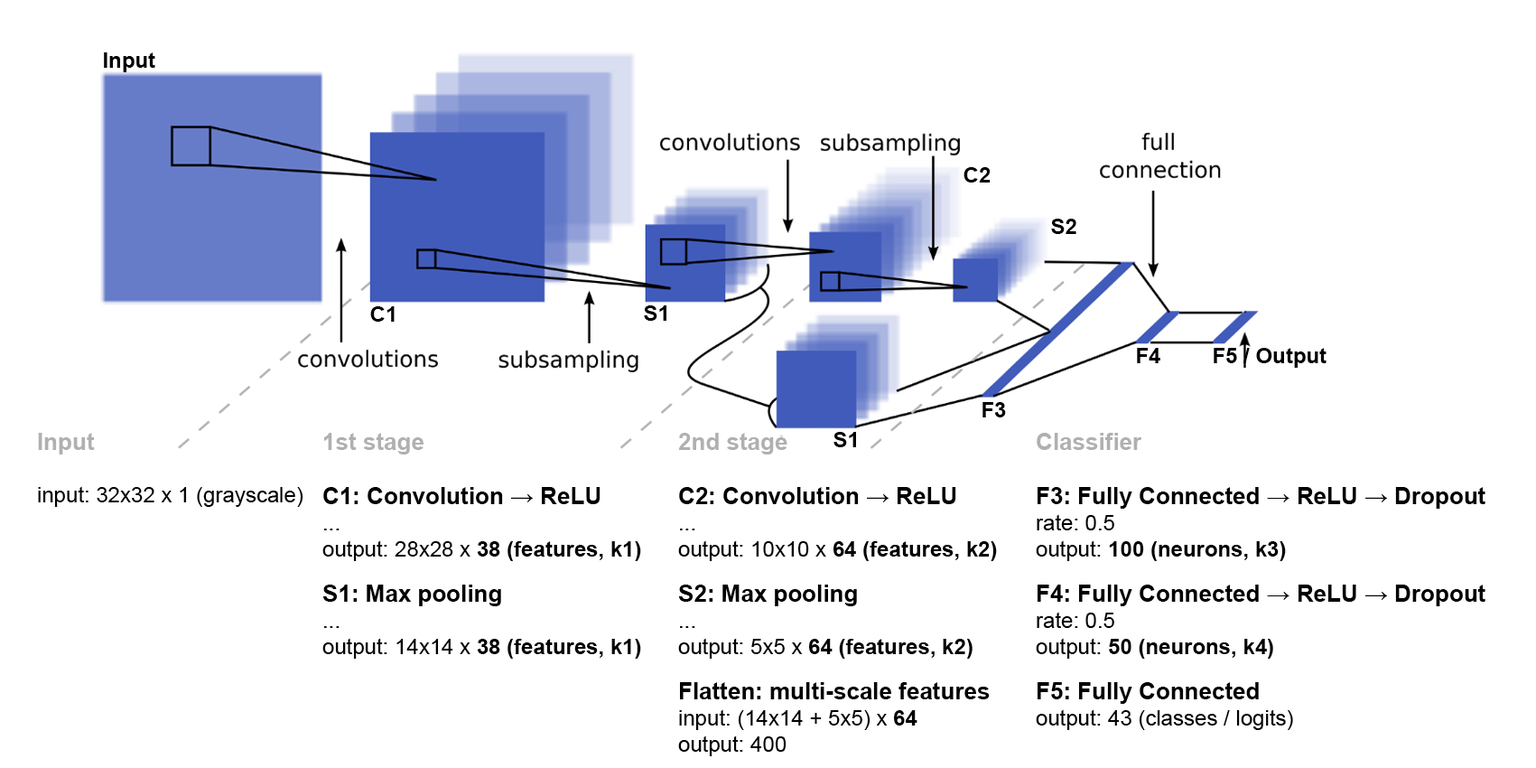
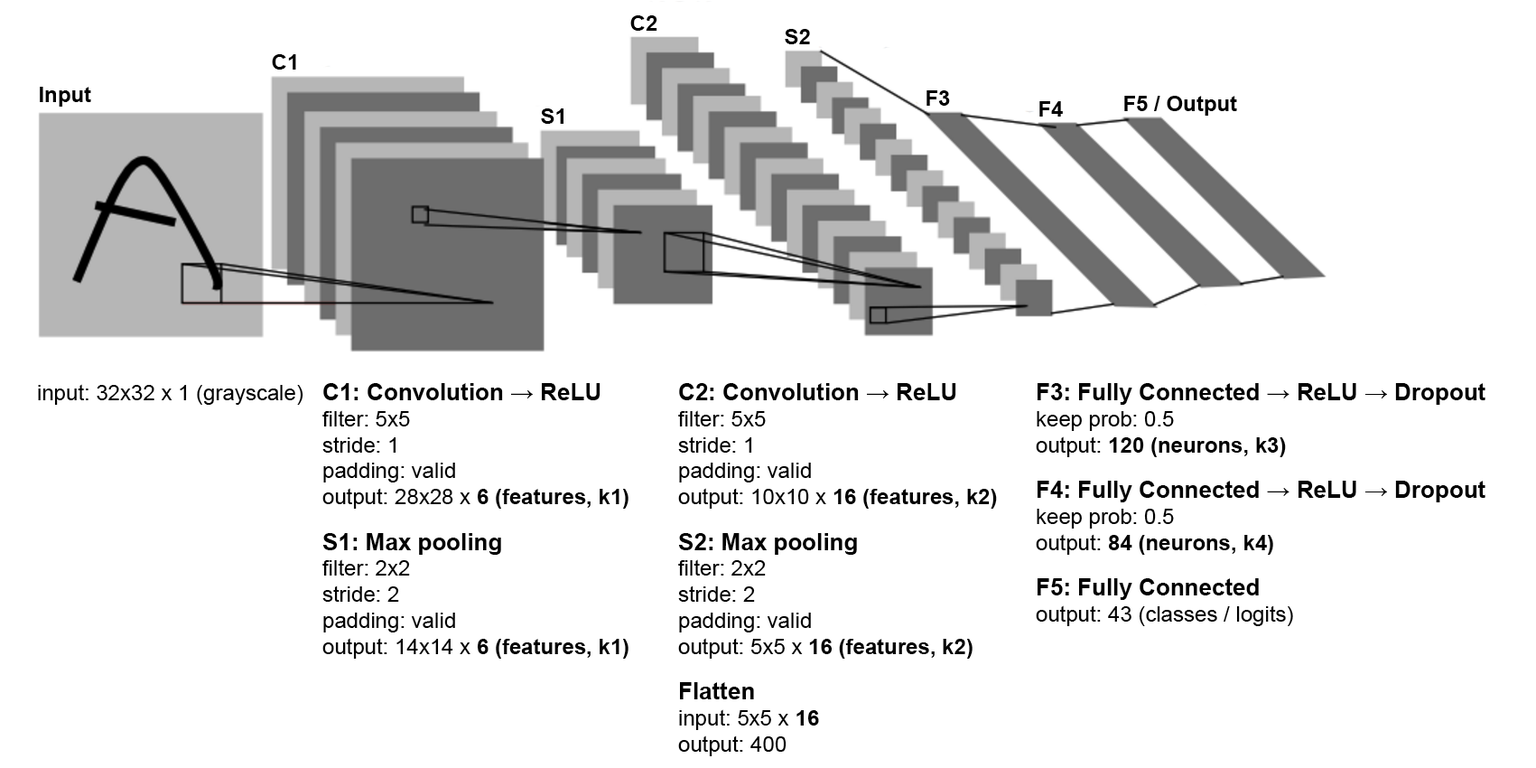
The second 1536 × 768 image is a revision of the first. Changes to its layers:
showed group "leNet" (15 layers) over <box>37,0,1486,730</box>
painted on "Layer 3" (1st of 2, in "leNet" › "layers") over <box>1036,391,1388,529</box>
hid group "multiScale" (17 layers) over <box>37,24,1486,730</box>
painted on "Layer 2" (2nd of 2, in "multiScale" › "layers") over <box>737,495,951,730</box>
painted on "Layer 3" (2nd of 2, in "multiScale" › "layers") over <box>1036,495,1388,628</box>
